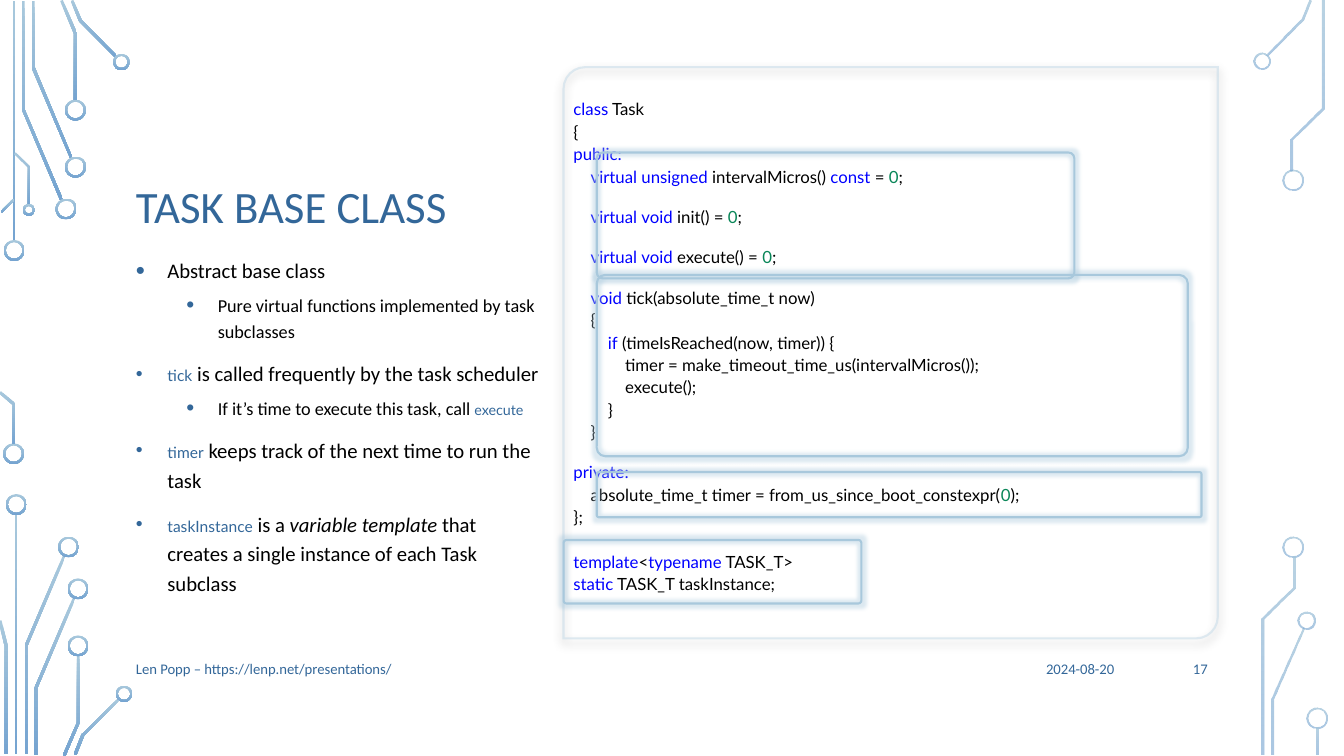
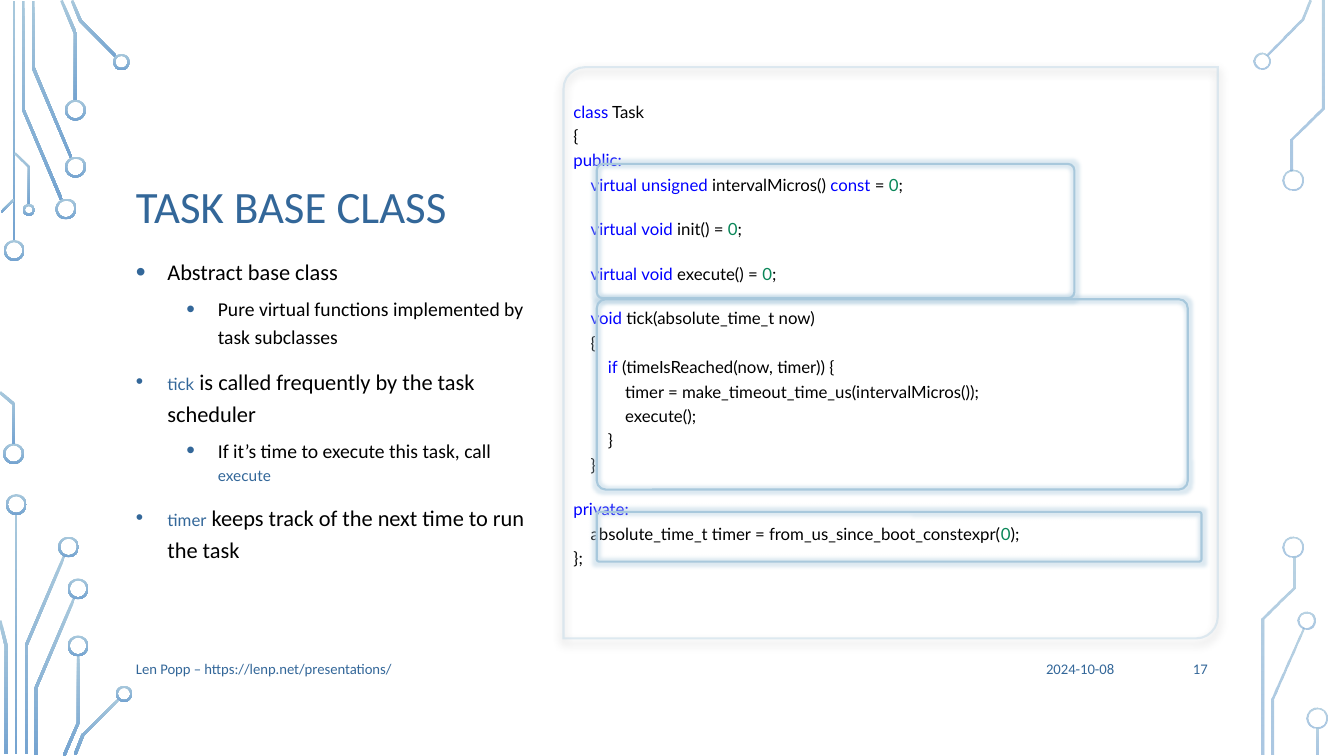
Before and after one commit to Len42/presentations, a slide deck: slide 17 of TaskScheduler/TaskScheduler.pptx. Drawn at 1344x756 pixels with LibreOffice and Linux fonts; fonts in the diff are those of the drawing; background and template pictures are left out. Boxes give left, top, right and bottom in pixels: in the first picture for what was removed or moved away, otherwise in the second. Text is boxed around its words. In the diff, an @@ line names an element or a change of style, - is before the commit and + after.

Commit message:
TaskScheduler: Updated for TaskDemo 1.2

```diff
--- a/TaskScheduler/TaskScheduler.pptx
+++ b/TaskScheduler/TaskScheduler.pptx
@@ text "class Task" at [573, 105, 1019, 543]: line spacing 0.9 to 1 @@
@@ rounded rectangle: place and size @@
-rounded rectangle at [597, 152, 1075, 278]
+rounded rectangle at [597, 164, 1075, 298]
@@ text "Abstract base class" at [167, 264, 524, 558]: size 14.8 to 16 pt in "Abstract base class", "is called frequently by the task scheduler", "keeps track of the next time to ..."; size 12.9 to 14 pt in "Pure virtual functions implemented by task subclasses", "If it’s time to execute this task, ..."; size 11.1 to 12 pt in "tick", "timer"; size 10.2 to 11 pt in "execute" @@
@@ rounded rectangle: place and size @@
-rounded rectangle at [597, 275, 1188, 457]
+rounded rectangle at [597, 299, 1188, 490]
@@ text at [167, 517, 477, 591]: paragraph removed @@
-• taskInstance is a variable template that creates a single instance of each Task subclass
@@ rounded rectangle: place and size @@
-rounded rectangle at [597, 472, 1202, 517]
+rounded rectangle at [597, 512, 1202, 562]
@@ rounded rectangle removed at [564, 540, 861, 604] @@
@@ text at [573, 555, 794, 593]: paragraphs removed @@
-template<typename TASK_T>
-static TASK_T taskInstance;
@@ text at [1046, 664, 1114, 674]: text changed @@
-2024-08-20
+2024-10-08
```
Also in this commit, not shown: 22 other slides changed, 1 slide removed, 1 other file.
